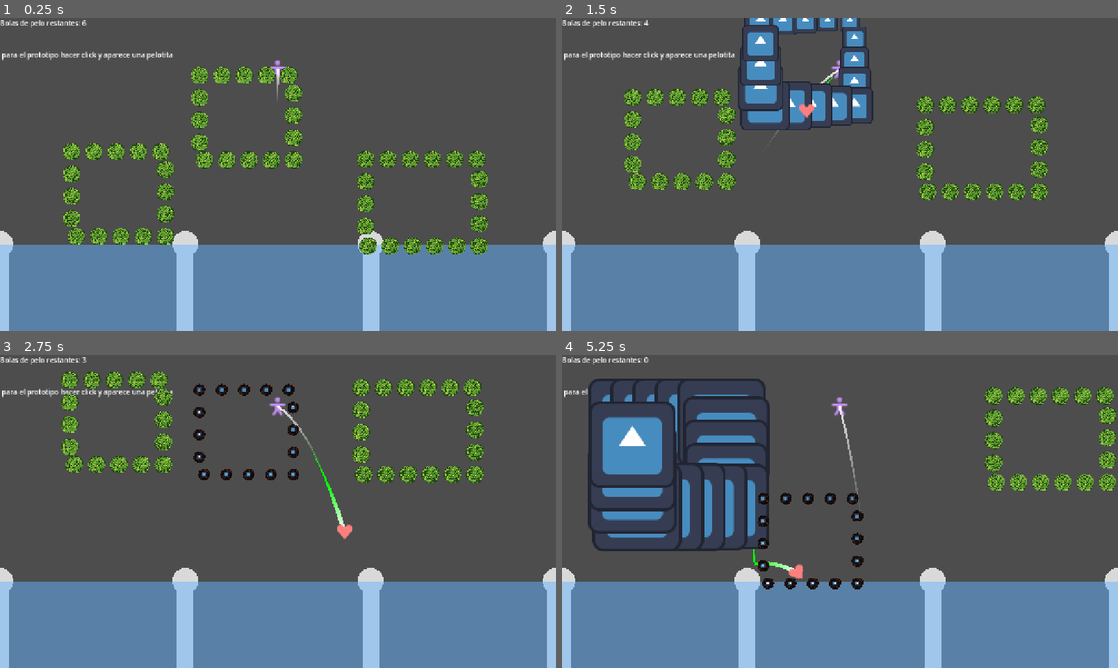
Above: before the commit, frames 1-4 (two rows, left to right).
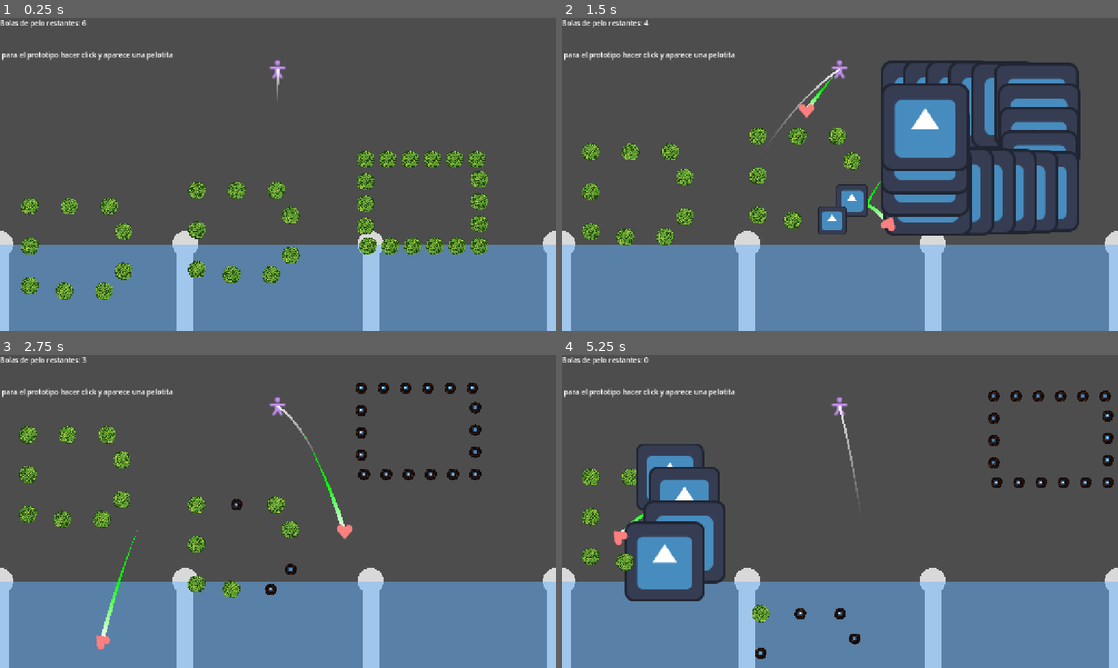
Above: after the commit, the same moments.

Repository: Markynico/LUJ-2026
Game: Godot game, scene res://escenas/prueba_escena.tscn
The game is run twice, just before and just after one commit, with the same random seed, the same clock (stepped at 60 frames per second) and the same inputs. The engine's default icon, where the game draws it, is replaced by a stand-in: a white triangle on a blue panel in a dark square. Sound files missing from this copy of the repository are replaced by a short silence.
Inputs (mouse positions are in pixels of both pictures, inside the frame that each line leads up to):
- Up to frame 1 (0.25 s): no input
- Up to frame 2 (1.5 s): tap Y at 0.5, 1.25 s; move the mouse to (962, 158) at 0.52 s; click (962, 158) at 0.6 s; drag from (728, 190) to (762, 30) at 1.27 s
- Up to frame 3 (2.75 s): tap Y at 2 s; move the mouse to (333, 442) at 2.02 s; click (333, 442) at 2.1 s
- Up to frame 4 (5.25 s): tap Y at 2.75, 3.5, 4.25 s; drag from (812, 574) to (784, 389) at 2.77 s; move the mouse to (1006, 558) at 3.52 s; click (1006, 558) at 3.6 s; drag from (673, 464) to (851, 455) at 4.27 s; move the mouse to (867, 511) at 5.02 s; click (867, 511) at 5.1 s

The runs differ from the first frame. In frame 1, 6.8% of the frame differs, in the area x 3-55%, y 15-90%; in frame 2, 19%, in the area x 3-94%, y 0-73%; in frame 3, 8.0%; in frame 4, 16%.

Commit message:
pre hacer merge con main

Diff:
--- a/luj-2026/escenas/editor_de_niveles.tscn
+++ b/luj-2026/escenas/editor_de_niveles.tscn
@@ -21,7 +21,7 @@
 script = ExtResource("1_carg")
 
 [node name="Recorrido" parent="." unique_id=280754748 instance=ExtResource("5_xrhlm")]
-position = Vector2(273.12997, 429.81)
+position = Vector2(177.16464, 555.67755)
 curve = SubResource("Curve2D_pevrx")
 
 [node name="Seguidor" parent="Recorrido" index="0"]
@@ -29,9 +29,10 @@
 
 [node name="FormaRectangulo" parent="Recorrido/Seguidor" index="0" unique_id=643326389 instance=ExtResource("4_pevrx")]
 "tamaño" = Vector2(216.16003, 194.59497)
+separacion_ovillos = 92.095
 
 [node name="Recorrido2" parent="." unique_id=778508862 instance=ExtResource("5_xrhlm")]
-position = Vector2(571, 429.81)
+position = Vector2(565.1416, 694.04083)
 curve = SubResource("Curve2D_pevrx")
 progreso_inicial = 50.0
 
@@ -42,6 +43,7 @@
 
 [node name="FormaRectangulo" parent="Recorrido2/Seguidor" index="0" unique_id=986486089 instance=ExtResource("4_pevrx")]
 "tamaño" = Vector2(216.16003, 194.59497)
+separacion_ovillos = 91.55
 
 [node name="Recorrido3" parent="." unique_id=784222684 instance=ExtResource("5_xrhlm")]
 position = Vector2(973.42847, 449.75647)
--- a/luj-2026/escenas/prueba_escena.tscn
+++ b/luj-2026/escenas/prueba_escena.tscn
@@ -4,9 +4,9 @@
 [ext_resource type="PackedScene" uid="uid://brhfmi38jresg" path="res://escenas/componentes/disparador_pelotita.tscn" id="2_jn8va"]
 [ext_resource type="PackedScene" uid="uid://b07gjr8bpk3tm" path="res://escenas/hud.tscn" id="3_l1he2"]
 [ext_resource type="Script" uid="uid://bh3lxufik2p65" path="res://scripts/niveles/cargador_de_nivel.gd" id="3_qjisj"]
-[ext_resource type="Resource" uid="uid://dqestmncri4nu" path="res://niveles/prueba divisiones.tres" id="4_7oqg1"]
 [ext_resource type="PackedScene" uid="uid://dy3jqoayfdkwm" path="res://escenas/Ovillo.tscn" id="4_qjisj"]
 [ext_resource type="Script" uid="uid://mrkgoq2v1cix" path="res://scripts/niveles/selector_de_niveles.gd" id="5_7oqg1"]
+[ext_resource type="Resource" uid="uid://ed62sq6tp7rx" path="res://niveles/prueba4.tres" id="6_3a2ma"]
 
 [node name="PRUEBA_ESCENA" type="Node2D" unique_id=1045362644]
 
@@ -241,7 +241,7 @@
 
 [node name="CargadorDeNivel" type="Node2D" parent="." unique_id=2005064664]
 script = ExtResource("3_qjisj")
-nivel = ExtResource("4_7oqg1")
+nivel = ExtResource("6_3a2ma")
 metadata/_custom_type_script = "uid://bh3lxufik2p65"
 
 [node name="SelectorDeNiveles" type="Node2D" parent="." unique_id=1571656494 node_paths=PackedStringArray("cargador")]
--- /dev/null
+++ b/luj-2026/iconos_custom/explosion.svg
@@ -0,0 +1 @@
+<svg xmlns="http://www.w3.org/2000/svg" width="16" height="16" fill="none" viewBox="0 0 16 16"><path fill="#ffca5f" d="M14.5 14a.5.5 0 1 1 0 1h-13a.5.5 0 0 1 0-1zM8 2.014c.294 0 .55.2.621.485L10 8l4.87-3.895a.48.48 0 0 1 .711.614L12.5 10H15c.369 0 .554.446.293.707L13 13h-2a3 3 0 0 0-6 0H3L.707 10.707A.414.414 0 0 1 1 10h3L2.377 6.754a.521.521 0 0 1 .754-.666L6 8l1.379-5.5A.64.64 0 0 1 8 2.013"/><path fill="#ffca5f" d="M4.2 3.1a.5.5 0 0 1 .8.4v1a.5.5 0 0 1-.8.4l-.667-.5a.5.5 0 0 1 0-.8zM11 1.694a.5.5 0 0 1 .658-.475l1.574.525a.5.5 0 0 1 .196.828l-1.575 1.575A.5.5 0 0 1 11 3.793z"/></svg>
--- /dev/null
+++ b/luj-2026/niveles/prueba4.tres
@@ -0,0 +1,48 @@
+[gd_resource type="Resource" script_class="NivelData" format=3 uid="uid://ed62sq6tp7rx"]
+
+[ext_resource type="Script" uid="uid://1owdr3bm0age" path="res://scripts/niveles/forma_data.gd" id="1_racp5"]
+[ext_resource type="Script" uid="uid://4yxin8siliwu" path="res://scripts/niveles/nivel_data.gd" id="2_qmvhj"]
+
+[sub_resource type="Curve2D" id="Curve2D_83rnm"]
+_data = {
+"points": PackedVector2Array(0, 0, 0, 0, 0, 0, 0, 0, 0, 0, -6.1299744, -350.81)
+}
+point_count = 2
+
+[sub_resource type="Resource" id="Resource_qxh5i"]
+script = ExtResource("1_racp5")
+separacion_ovillos = 92.095
+"tamaño" = Vector2(216.16003, 194.59497)
+recorrido = SubResource("Curve2D_83rnm")
+posicion_recorrido = Vector2(177.16464, 555.67755)
+
+[sub_resource type="Curve2D" id="Curve2D_o46bc"]
+_data = {
+"points": PackedVector2Array(0, 0, 0, 0, 0, 0, 0, 0, 0, 0, -6.1299744, -350.81)
+}
+point_count = 2
+
+[sub_resource type="Resource" id="Resource_e0v4h"]
+script = ExtResource("1_racp5")
+separacion_ovillos = 91.55
+"tamaño" = Vector2(216.16003, 194.59497)
+recorrido = SubResource("Curve2D_o46bc")
+posicion_recorrido = Vector2(565.1416, 694.04083)
+progreso_inicial = 50.0
+
+[sub_resource type="Curve2D" id="Curve2D_uvaxn"]
+_data = {
+"points": PackedVector2Array(0, 0, 0, 0, 0, 0, 0, 0, 0, 0, -13.599976, -339.94, 0, 0, 0, 0, 157.40002, -252.94, 0, 0, 0, 0, 59.400024, -167.94)
+}
+point_count = 4
+
+[sub_resource type="Resource" id="Resource_6cihd"]
+script = ExtResource("1_racp5")
+"tamaño" = Vector2(262.14, 198.83002)
+recorrido = SubResource("Curve2D_uvaxn")
+posicion_recorrido = Vector2(973.42847, 449.75647)
+
+[resource]
+script = ExtResource("2_qmvhj")
+nombre = "prueba4"
+formas = Array[ExtResource("1_racp5")]([SubResource("Resource_qxh5i"), SubResource("Resource_e0v4h"), SubResource("Resource_6cihd")])
--- a/luj-2026/scripts/explosion.gd
+++ b/luj-2026/scripts/explosion.gd
@@ -1,3 +1,4 @@
+@icon("res://iconos_custom/explosion.svg")
 class_name Explosion
 extends Node2D
 
Not shown, added: luj-2026/iconos_custom/explosion.svg.import
